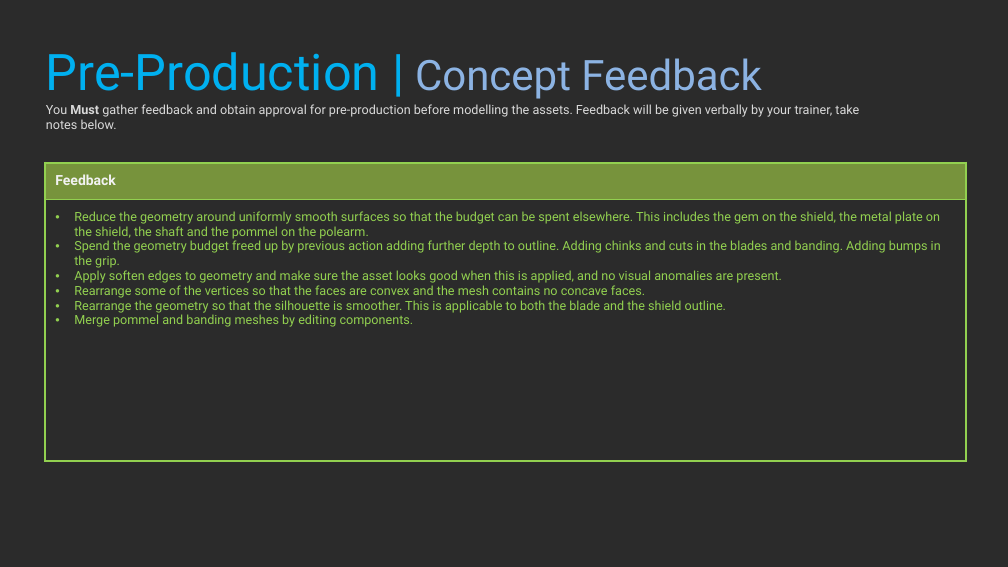
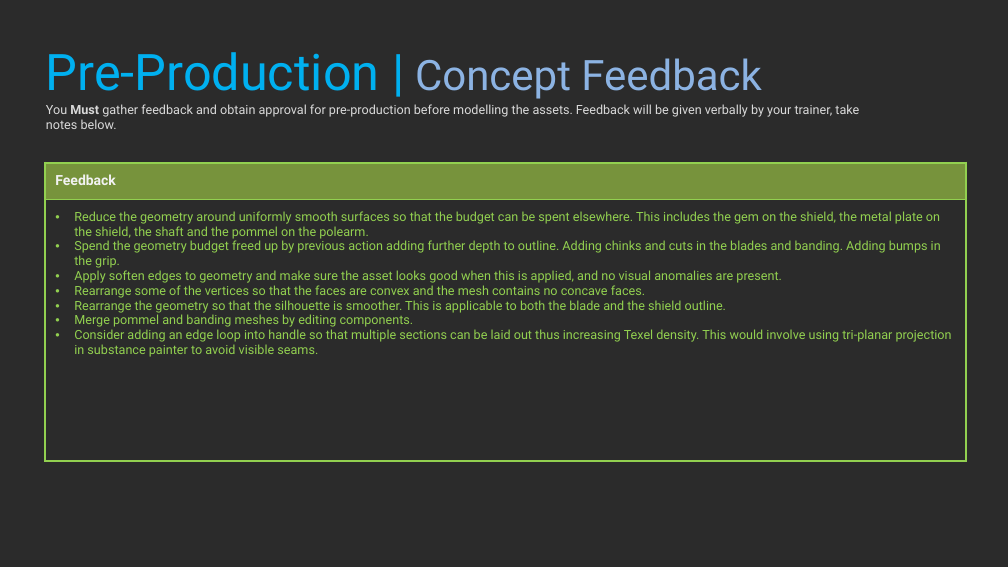
Before and after one commit to realityforge/aie_course, a slide deck: slide 18 of Assesment/3DArtPipeline_PeterDonald/3DArtPipeline_PeterDonald.pptx. Drawn at 1008x567 pixels with LibreOffice and Linux fonts; fonts in the diff are those of the drawing; background and template pictures are left out; a plain dark background stands for a picture behind light text. Boxes give left, top, right and bottom in pixels: in the first picture for what was removed or moved away, otherwise in the second. Text is boxed around its words. In the diff, an @@ line names an element or a change of style, - is before the commit and + after.

Commit message:
Add soiem further details

```diff
--- a/Assesment/3DArtPipeline_PeterDonald/3DArtPipeline_PeterDonald.pptx
+++ b/Assesment/3DArtPipeline_PeterDonald/3DArtPipeline_PeterDonald.pptx
@@ table at box(45, 162, 966, 461) @@
-row 2, column 1: Reduce the geometry around uniformly smooth surfaces so that the budget can be spent elsewhere. This includes the gem on the shield, the metal plate on the shield, the shaft and the pommel on the polearm. / Spend the geometry budget freed up by previous action adding further depth to outline. Adding chinks and cuts in the blades and banding. Adding bumps in the grip. / Apply soften edges to geometry and make sure the asset looks good when this is applied, and no visual anomalies are present. / Rearrange some of the vertices so that the faces are convex and the mesh contains no concave faces. / Rearrange the geometry so that the silhouette is smoother. This is applicable to both the blade and the shield outline. / Merge pommel and banding meshes by editing components.
+row 2, column 1: Reduce the geometry around uniformly smooth surfaces so that the budget can be spent elsewhere. This includes the gem on the shield, the metal plate on the shield, the shaft and the pommel on the polearm. / Spend the geometry budget freed up by previous action adding further depth to outline. Adding chinks and cuts in the blades and banding. Adding bumps in the grip. / Apply soften edges to geometry and make sure the asset looks good when this is applied, and no visual anomalies are present. / Rearrange some of the vertices so that the faces are convex and the mesh contains no concave faces. / Rearrange the geometry so that the silhouette is smoother. This is applicable to both the blade and the shield outline. / Merge pommel and banding meshes by editing components. / Consider adding an edge loop into handle so that multiple sections can be laid out thus increasing Texel density. This would involve using tri-planar projection in substance painter to avoid visible seams.
```
Also in this commit, not shown: 2 other slides changed.
